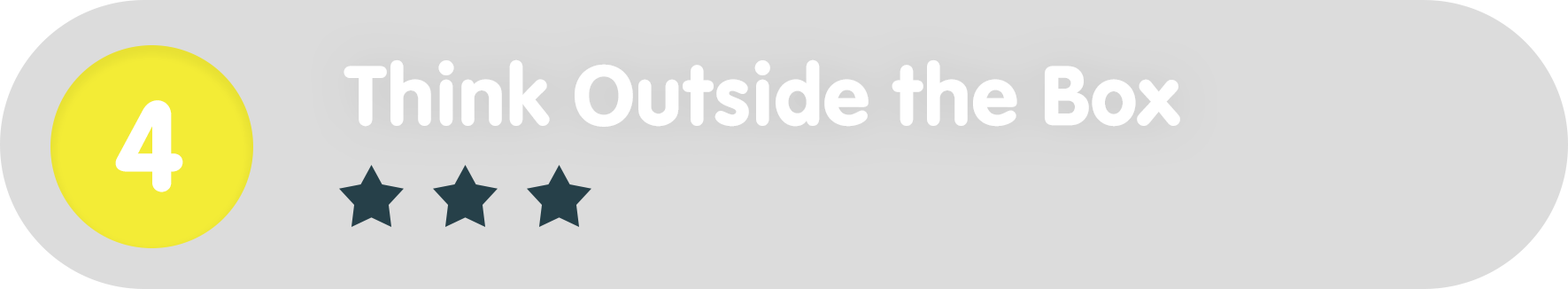
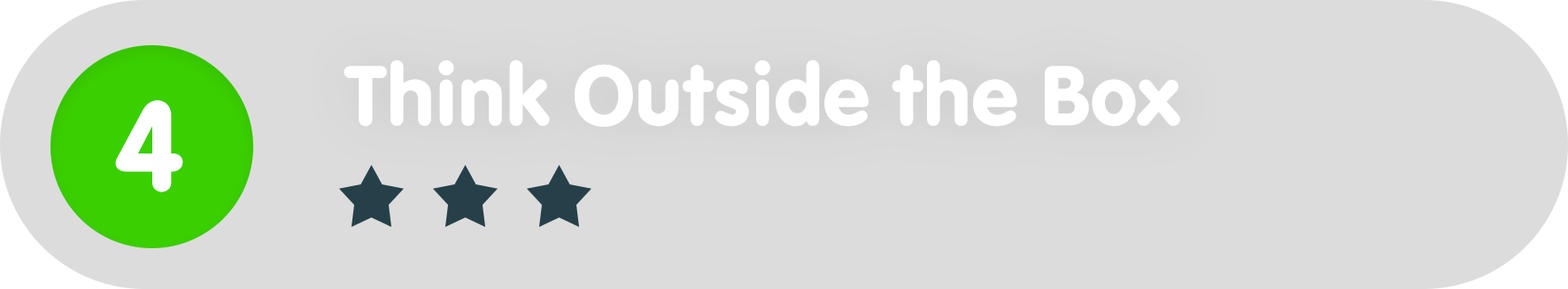
Layers edited between the first and the second (1568, 289) image:
painted on "Ellipse_green" over [50, 45, 254, 248]
